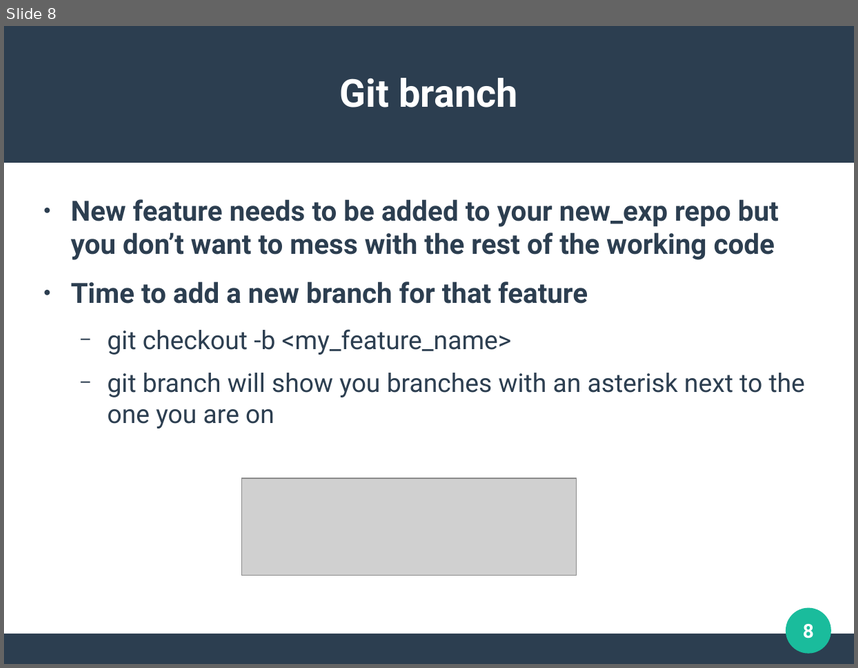
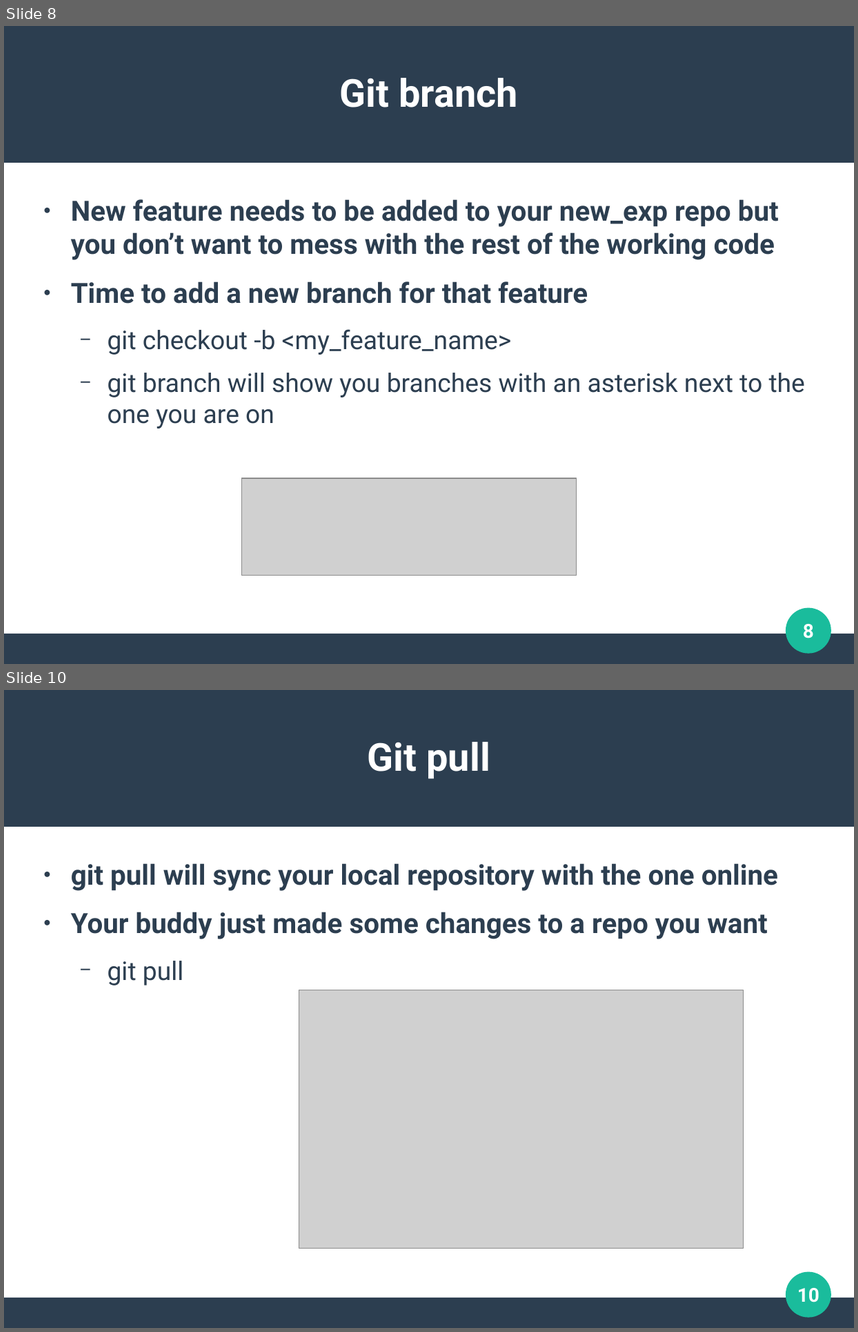
Before and after one commit to demetriushrowland/GithubClinic, a slide deck: Prelim Slides.odp. Shown one above the other, each under a label of ours: slide 8 before the commit, slides 8 and 10 after it; the slides between them are not shown. The pictures are 858x668 and 858x1332 pixels, drawn with LibreOffice and Linux fonts; fonts in the diff are those of the drawing; grey boxes stand for pictures. Boxes give left, top, right and bottom in pixels: in the first picture for what was removed or moved away, otherwise in the second. Text is boxed around its words. In the diff, an @@ line names an element or a change of style, - is before the commit and + after.

```diff
--- a/Prelim Slides.odp
+++ b/Prelim Slides.odp
@@ slide 10 added at bbox=[4, 690, 854, 1328], background #FFFFFF; not listed: 3 template elements that a slide beside it also shows @@
@@ title added at bbox=[368, 742, 490, 779], 36 pt, text #FFFFFF, bold @@
+Git pull
@@ text added at bbox=[71, 863, 778, 985], 26 pt, text #2C3E50, bold @@
+● git pull will sync your local repository with the one online
+● Your buddy just made some changes to a repo you want
+  − git pull
@@ picture added at bbox=[299, 990, 743, 1248] @@
@@ page number added at bbox=[797, 1288, 820, 1302], 18 pt, text #FFFFFF, bold @@
+10
```
Also in this commit, not shown: 1 slide changed, 1 other slide added.
